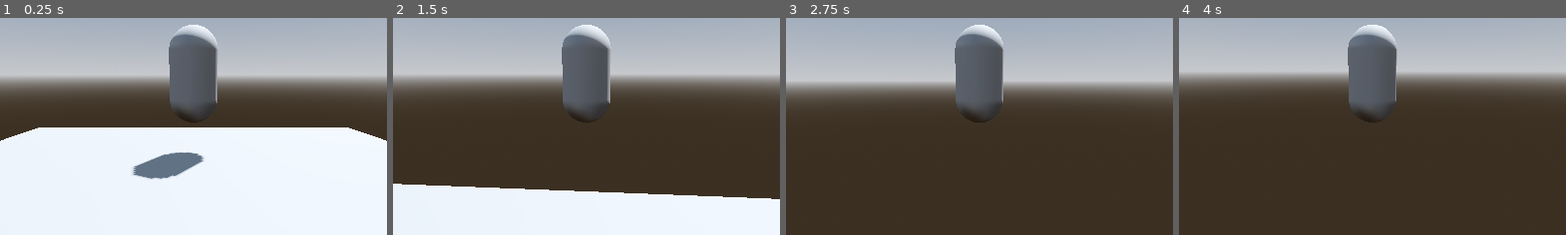
Above: before the commit, frames 1-4 (left to right).
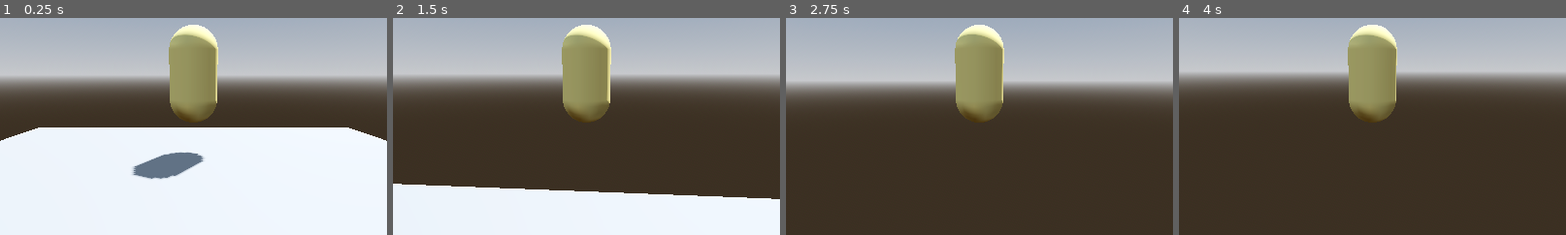
Above: after the commit, the same moments.

Repository: Yaplupile/ProjetSecret
Game: Godot game, scene res://scenes/scene.tscn
Two runs of this game, one before a commit and one after it. Both use one fixed random seed, a clock stepped at 60 frames per second and the inputs below.
Inputs (mouse positions are % of the whole screen's width and height, from its top left):
- Up to frame 1 (0.25 s): no input
- Up to frame 2 (1.5 s): move the mouse to (55, 50) at 0.52 s; hold W (move_forwards) from 0.53 s (still down); tap Space (jump) at 0.77 s; move the mouse to (45, 50) at 1.27 s
- Up to frame 3 (2.75 s): keep holding W (move_forwards); tap Space (jump) at 1.52 s; move the mouse to (52, 48) at 2.02 s
- Up to frame 4 (4 s): keep holding W (move_forwards); tap Enter at 2.75 s; move the mouse to (49, 52) at 2.77 s; tap Space (jump) at 3.02, 3.5, 3.77 s; move the mouse to (57, 51) at 3.52 s
The pictures show only the part of the screen within x 25-75%, y 25-75%; the shares and areas given below are measured in that part.

The runs differ from the first frame. In frame 1, 4.9% of the frame differs, in the area x 43-57%, y 3-49%; in frame 2, 4.9%; in frame 3, 4.9%; in frame 4, 5.0%.

Commit message:
#7
Update tic-tac color to orange

Diff:
--- a/scenes/player.tscn
+++ b/scenes/player.tscn
@@ -1,9 +1,13 @@
-[gd_scene load_steps=5 format=3 uid="uid://cq1nrbh64oh2t"]
+[gd_scene load_steps=6 format=3 uid="uid://cq1nrbh64oh2t"]
 
 [ext_resource type="Script" path="res://scripts/Player.gd" id="1_c0fqt"]
 [ext_resource type="Script" path="res://scripts/SpringArm.gd" id="2_dx57k"]
 
+[sub_resource type="StandardMaterial3D" id="StandardMaterial3D_hcnae"]
+albedo_color = Color(0.951084, 0.886425, 0.535802, 1)
+
 [sub_resource type="CapsuleMesh" id="CapsuleMesh_vwfea"]
+material = SubResource("StandardMaterial3D_hcnae")
 
 [sub_resource type="ConvexPolygonShape3D" id="ConvexPolygonShape3D_3m4a5"]
 points = PackedVector3Array(-0.125207, -0.532801, -0.480507, 0.0227831, 0.47607, 0.498884, 0.169713, 0.559144, 0.464172 …(924 unchanged characters)…
